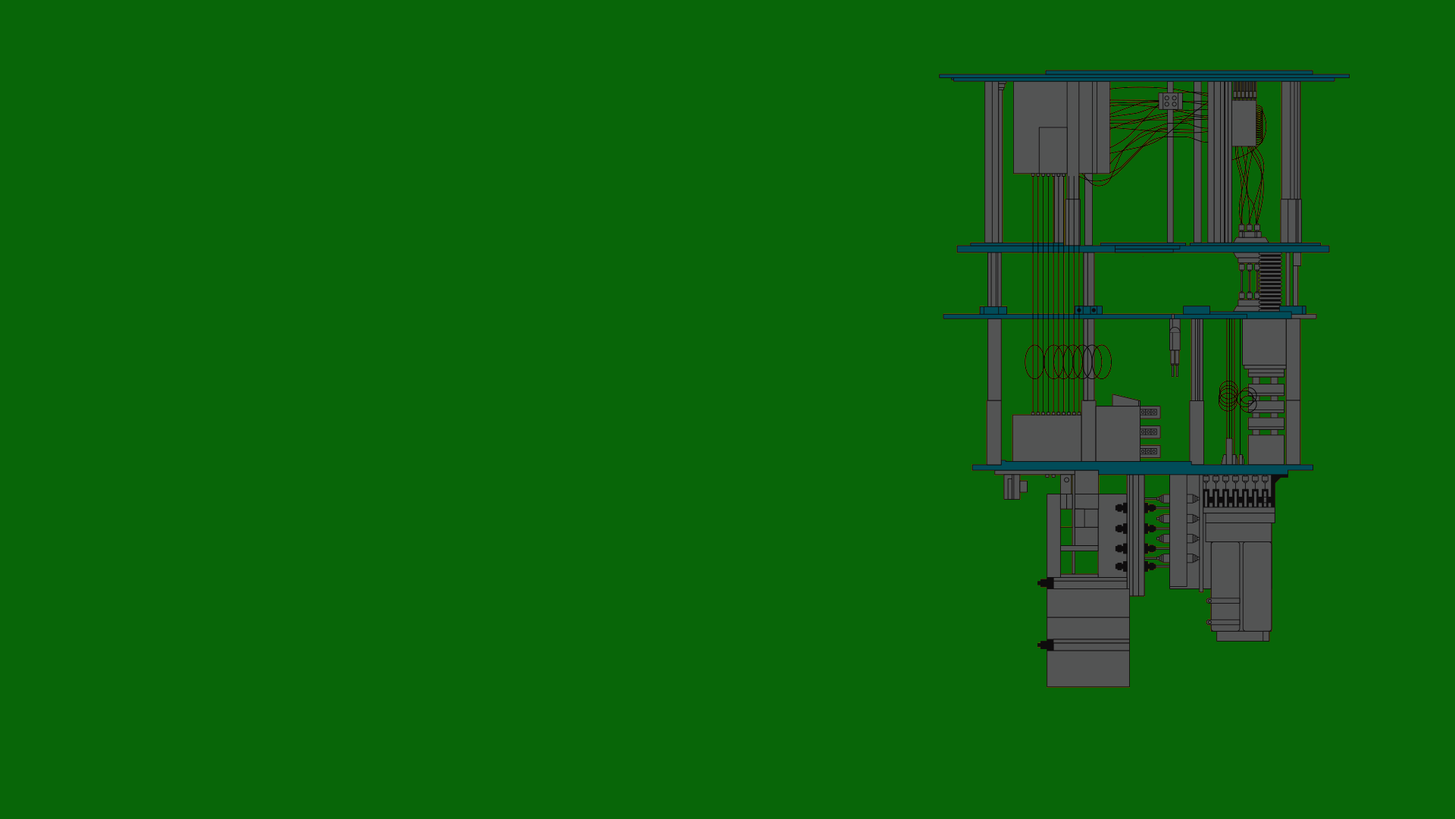
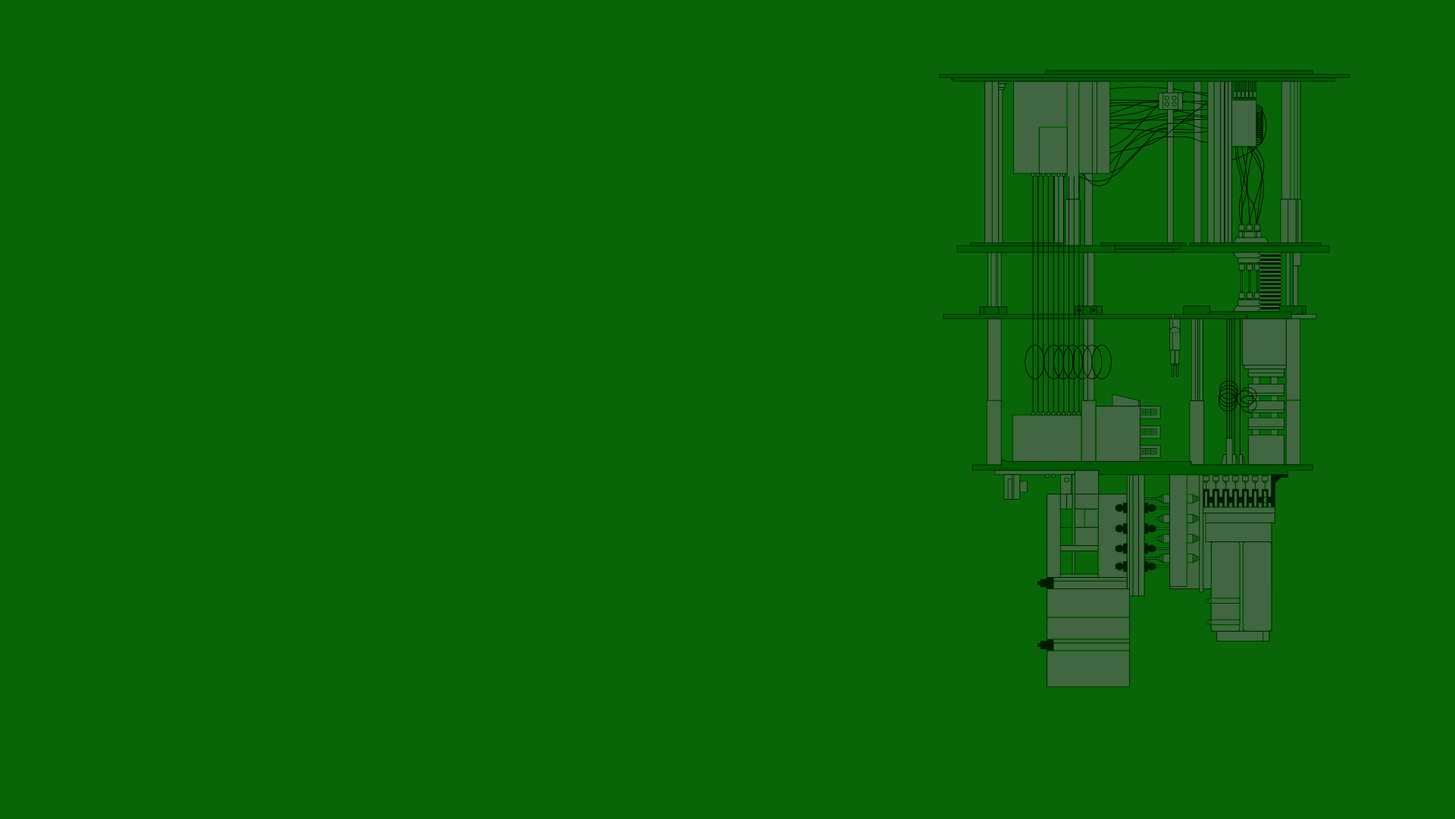
Layer changes from the first 1455px x 819px image to the second:
painted on "Layer 1" over (x1=939, y1=69, x2=1351, y2=688)
